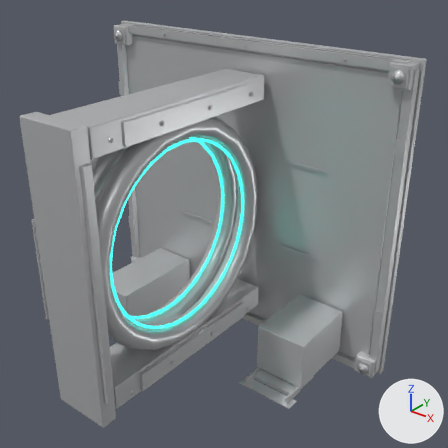
Renders of the OBJ model assets/models/lods/SM_TeleporterTravelHub_LOD2.obj from each side of a commit.
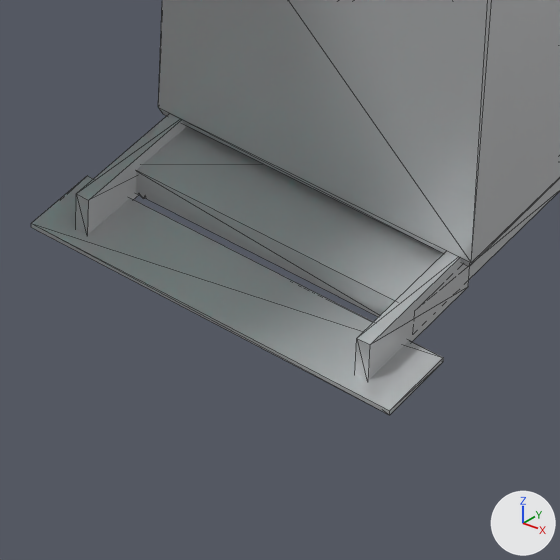
There are two pictures of each version: one whole from a 50 mm lens placed at (614.0, -854.0, 438.0), pointed at (57.0, -158.0, 6.0), one close up on the part from 52% to 70% of the width and 78% to 96% of the height. Arrows for +X, +Y and +Z are at lower right; the lights stay in place. The older version's two pictures come first. The close-ups show mesh edges as thin lines. Where no turn or scale is listed for an object, it has been applied to the vertices.

The older version as bpy lines, for what is in view:
```python
me_sm_teleportertravelhub_001 = bpy.data.meshes.new('SM_TeleporterTravelHub.001')
me_sm_teleportertravelhub_001.from_pydata(...)  # 2132 vertices, 3954 faces; spans x -309.0..289.0, y -429.0..-1.0, z -269.0..269.0
# faces by material slot: [3258, 694, 2]
me_sm_teleportertravelhub_001.materials.append(mat_factory)  # light grey #c8cacb
me_sm_teleportertravelhub_001.materials.append(mat_signal)  # cyan #38ead6, glowing cyan #3effe9
me_sm_teleportertravelhub_001.materials.append(mat_screen)  # dark cyan #12424b
ob_sm_teleportertravelhub_001 = bpy.data.objects.new('SM_TeleporterTravelHub.001', me_sm_teleportertravelhub_001)
ob_sm_teleportertravelhub_001.location = (0.0, 0.0, 0.0)
```
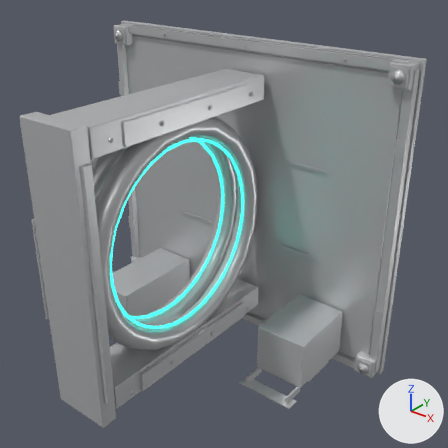
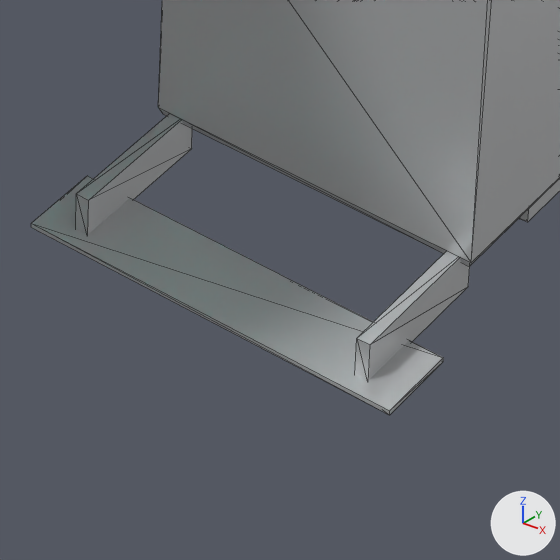
Location of each change, (x1, y1, x2, y2) in pixels of the close-ups (560 x 560 px; the box of a moved part takes in the faces that stretch with it):
```json
{"part": 1, "of": "me_sm_teleportertravelhub_001", "change": "moved or reshaped", "before": [136, 126, 560, 317], "after": [520, 179, 560, 222]}
```

Scene script edits in JSON lines:
```json
{"block": "me_sm_teleportertravelhub_001", "where": "me_sm_teleportertravelhub_001.from_pydata(...)  # 2132 vertices, 3954 faces; spans x -309.0..289.0, y -429.0..-1.0, z -269.0..269.0"}
{"block": "me_sm_teleportertravelhub_001", "where": "# used by ob_sm_teleportertravelhub_001; location = (0.0, 0.0, 0.0)"}
{"block": "me_sm_teleportertravelhub_001", "change": "me_sm_teleportertravelhub_001 part 1: the loose piece of 8 vertices spanning x 130.0..210.0, y -172.0..-106.0, z -255.0..-249.0 is moved by (0.0, 49.0, 0.0)"}
```
